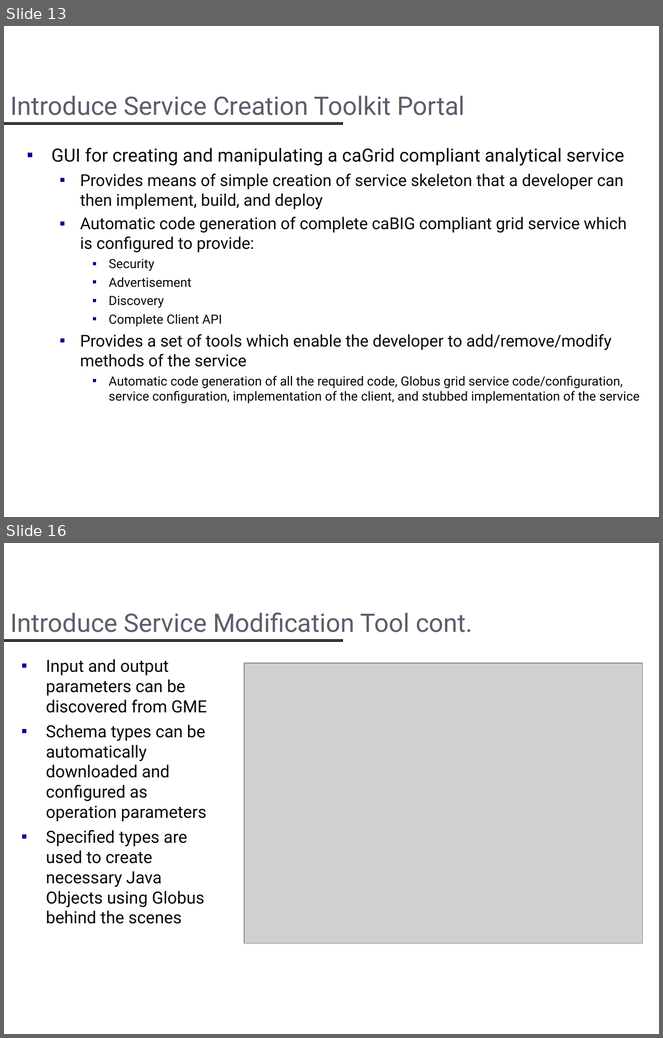
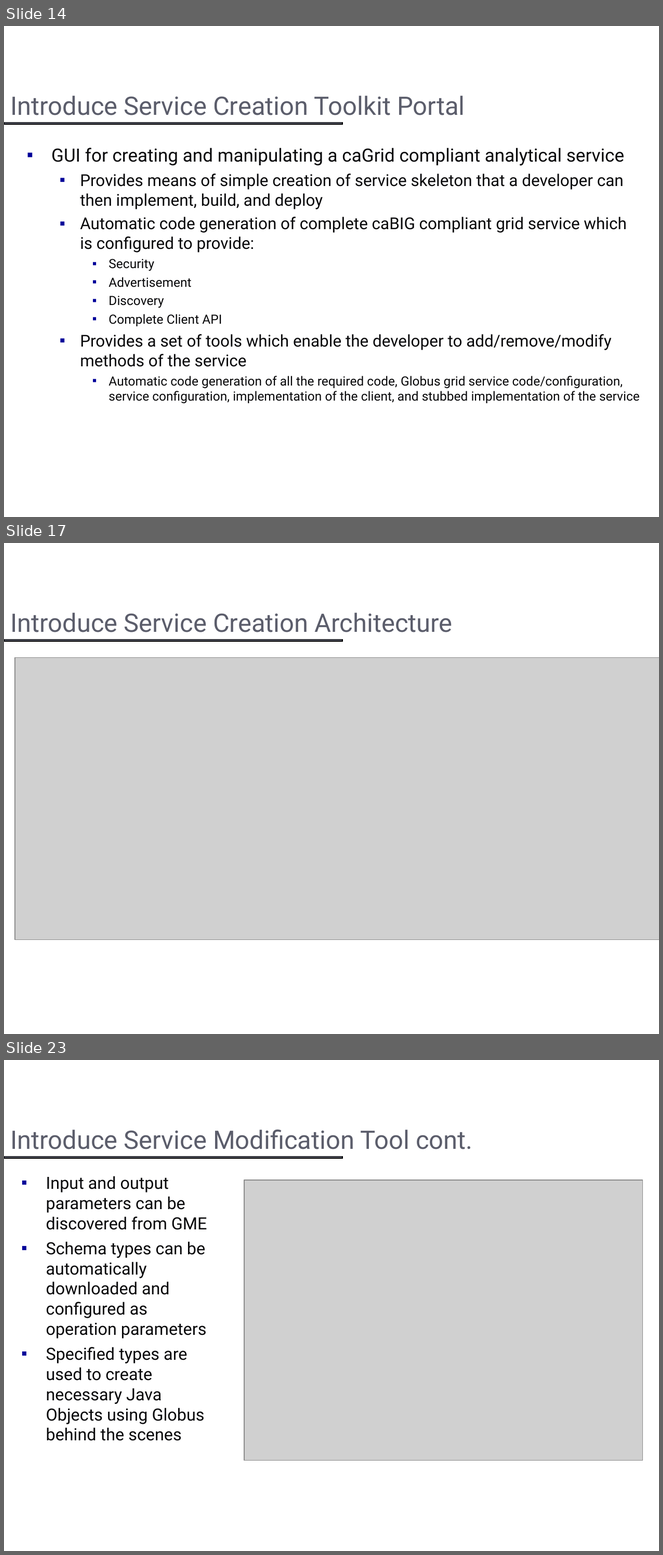
Before and after one commit to NCIP/cagrid-docs, a slide deck: presentations/introduce/Introduce.ppt. Shown one above the other, each under a label of ours: slides 13 and 16 before the commit, slides 14, 17 and 23 after it; the slides between them are not shown. The pictures are 663x1038 and 663x1555 pixels, drawn with LibreOffice and Linux fonts; fonts in the diff are those of the drawing; grey boxes stand for pictures; background and template pictures are left out. Boxes give left, top, right and bottom in pixels: in the first picture for what was removed or moved away, otherwise in the second. Text is boxed around its words. In the diff, an @@ line names an element or a change of style, - is before the commit and + after.

```diff
--- a/presentations/introduce/Introduce.ppt
+++ b/presentations/introduce/Introduce.ppt
@@ slide 17 added at [4, 543, 659, 1034], background #FFFFFF; not listed: 1 template element that a slide beside it also shows @@
@@ title added at [10, 613, 453, 632], 28 pt, text #5B5D6B @@
+Introduce Service Creation Architecture
@@ picture added at [15, 657, 659, 940] @@
@@ what was slide 13 is now slide 14 @@
@@ what was slide 16 is now slide 23 @@
```
Also in this commit, not shown: 6 slides changed, 8 other slides added, 2 slides removed, 9 other files.
